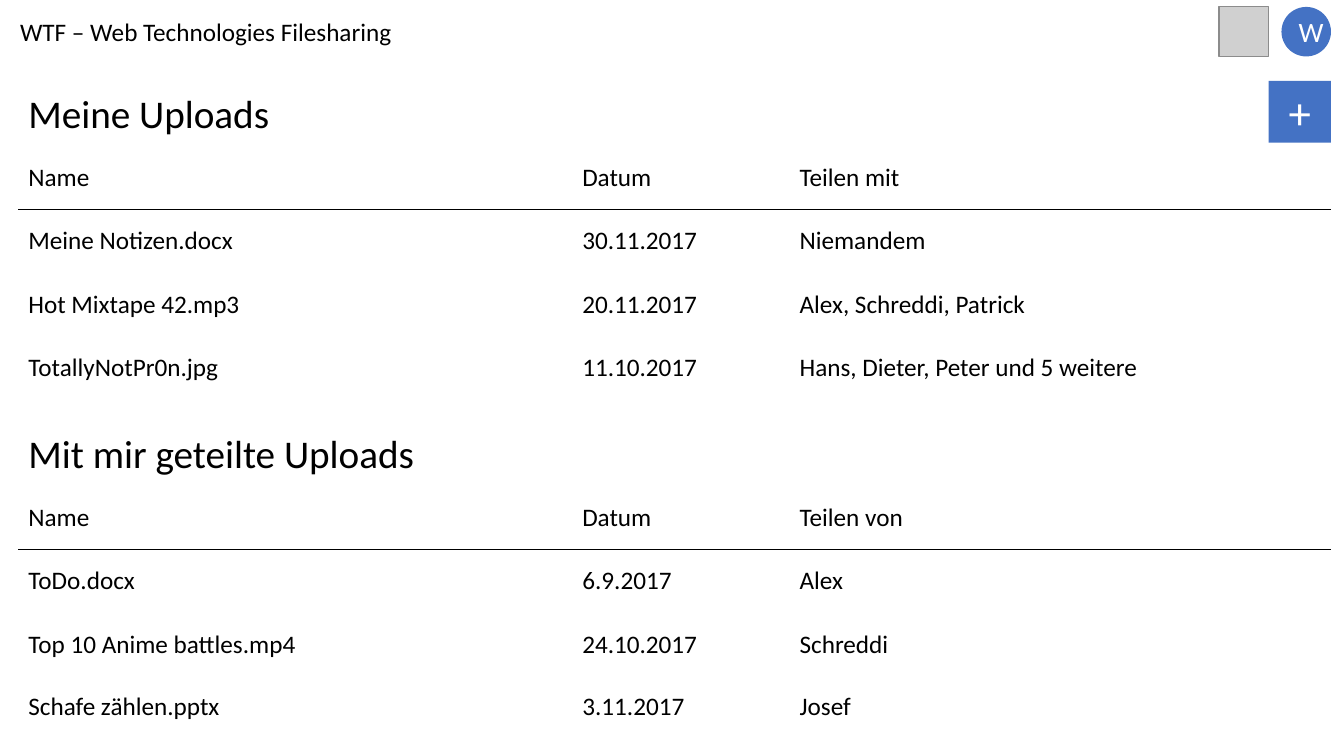
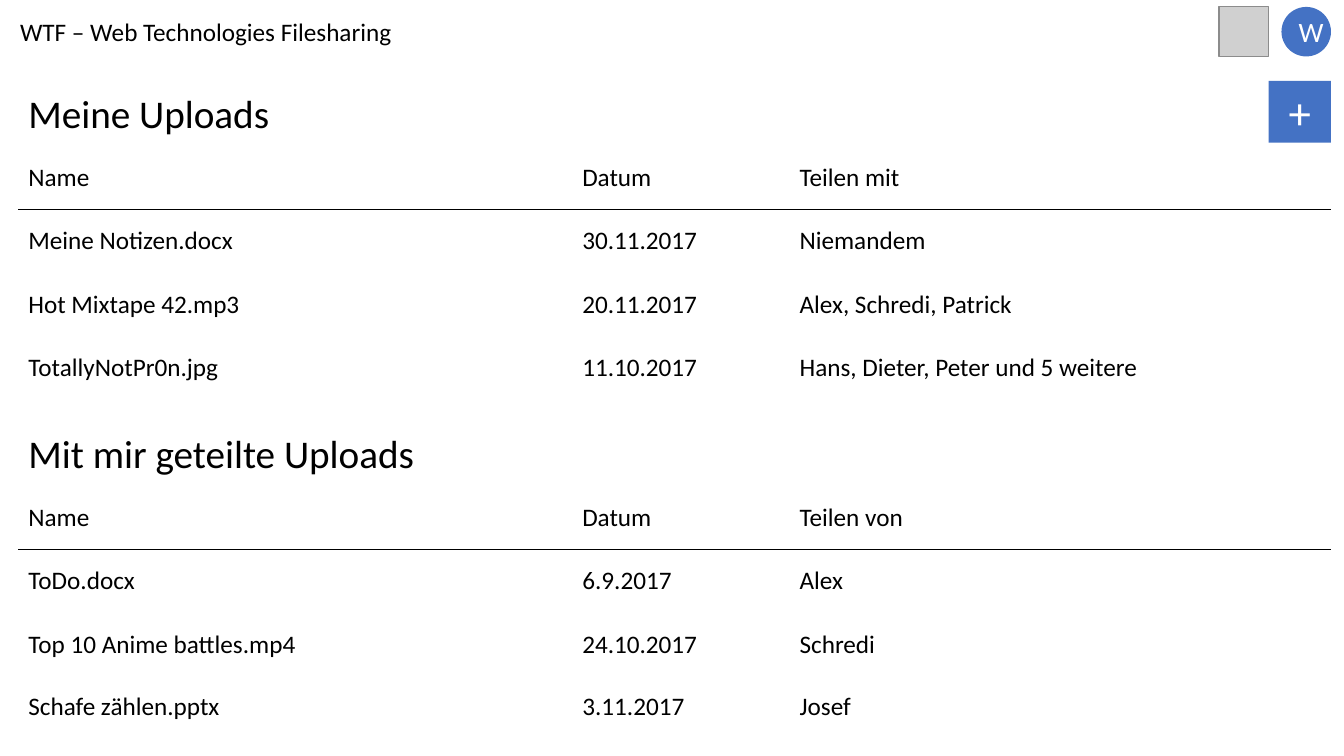
Before and after one commit to iAIex/WT, a slide deck: slide 7 of Filehost/Mockup.pptx. Drawn at 1344x756 pixels with LibreOffice and Linux fonts; fonts in the diff are those of the drawing; grey boxes stand for pictures; background and template pictures are left out. Boxes give left, top, right and bottom in pixels: in the first picture for what was removed or moved away, otherwise in the second. Text is boxed around its words. In the diff, an @@ line names an element or a change of style, - is before the commit and + after.

```diff
--- a/Filehost/Mockup.pptx
+++ b/Filehost/Mockup.pptx
@@ text at (x1=28, y1=295, x2=1011, y2=317): text changed @@
-Hot Mixtape 42.mp3 20.11.2017 Alex, Schreddi, Patrick
+Hot Mixtape 42.mp3 20.11.2017 Alex, Schredi, Patrick
@@ text at (x1=28, y1=635, x2=875, y2=657): text changed @@
-Top 10 Anime battles.mp4 24.10.2017 Schreddi
+Top 10 Anime battles.mp4 24.10.2017 Schredi
```
Also in this commit, not shown: 2 other files.
